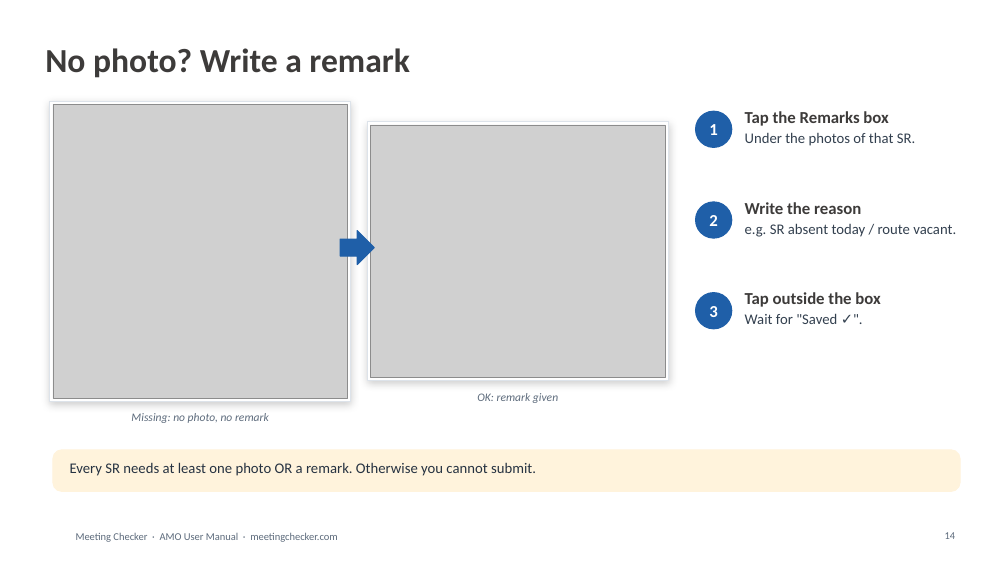
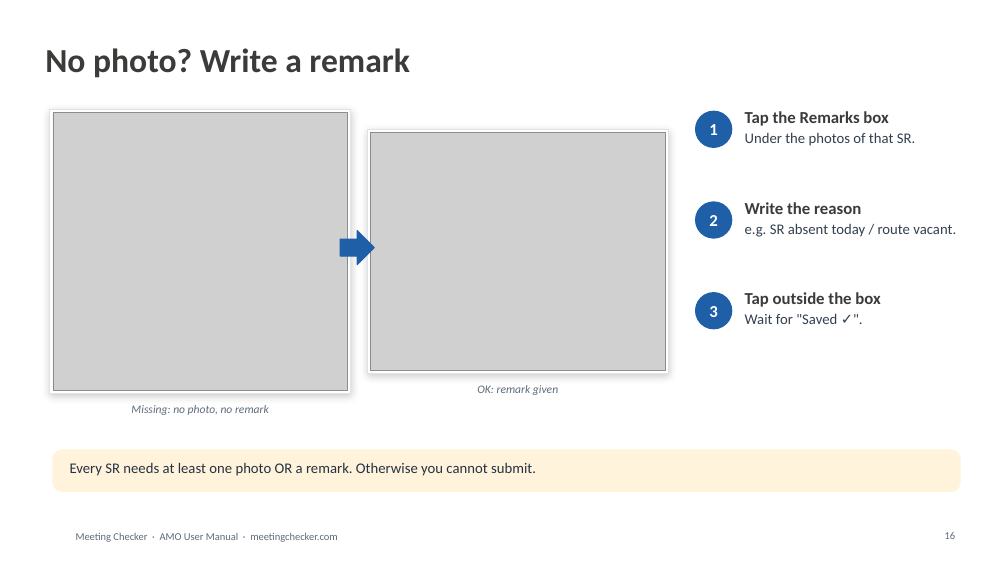
Before and after one commit to asefameerador96-ctrl/Meeting-Checker, a slide deck: slide 16 of docs/user-manuals/Meeting_Checker_AMO_User_Manual.pptx (slide 14 before the commit). Drawn at 1008x567 pixels with LibreOffice and Linux fonts; fonts in the diff are those of the drawing; grey boxes stand for pictures; background and template pictures are left out. Boxes give left, top, right and bottom in pixels: in the first picture for what was removed or moved away, otherwise in the second. Text is boxed around its words. In the diff, an @@ line names an element or a change of style, - is before the commit and + after.

```diff
--- a/docs/user-manuals/Meeting_Checker_AMO_User_Manual.pptx
+++ b/docs/user-manuals/Meeting_Checker_AMO_User_Manual.pptx
@@ rectangle: place and size @@
-rectangle at [50,101,351,402]
+rectangle at [50,110,351,393]
@@ picture: place and size @@
-picture at [53,104,348,399]
+picture at [53,113,348,390]
@@ rectangle: place and size @@
-rectangle at [368,122,668,381]
+rectangle at [368,129,668,374]
@@ picture: place and size @@
-picture at [371,125,665,378]
+picture at [371,132,665,371]
@@ text "OK: remark given": place and size @@
-text "OK: remark given" at [477,393,558,403]
+text "OK: remark given" at [477,385,558,395]
@@ text "Missing: no photo, no remark": place and size @@
-text "Missing: no photo, no remark" at [131,413,269,423]
+text "Missing: no photo, no remark" at [131,405,269,415]
```
Also in this commit, not shown: 10 other slides changed, 4 slides added, 2 slides removed, 24 other files.
